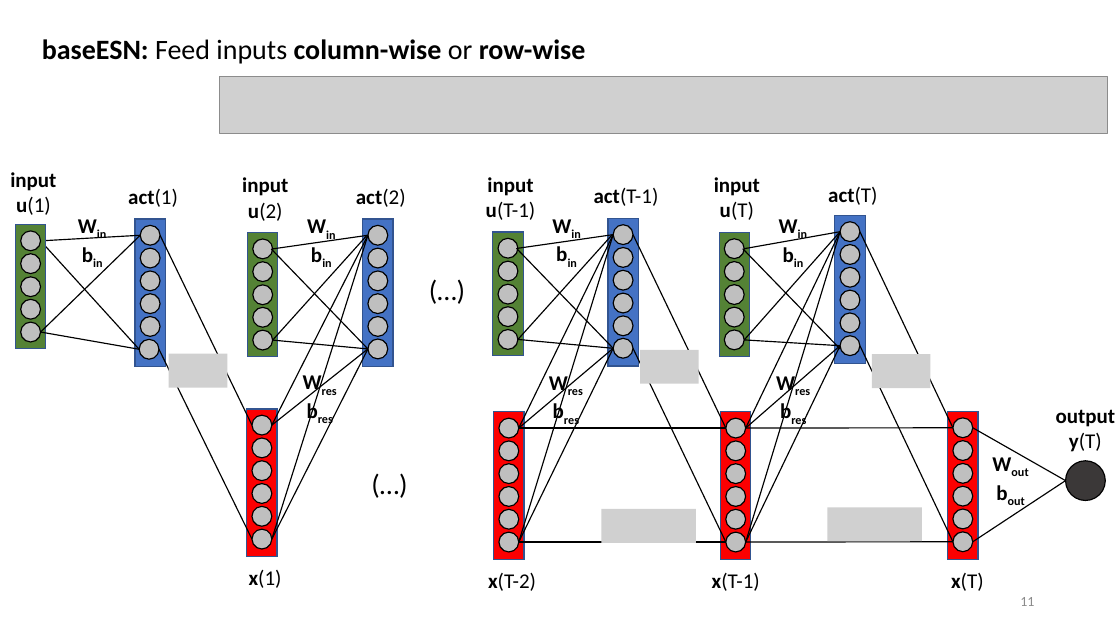
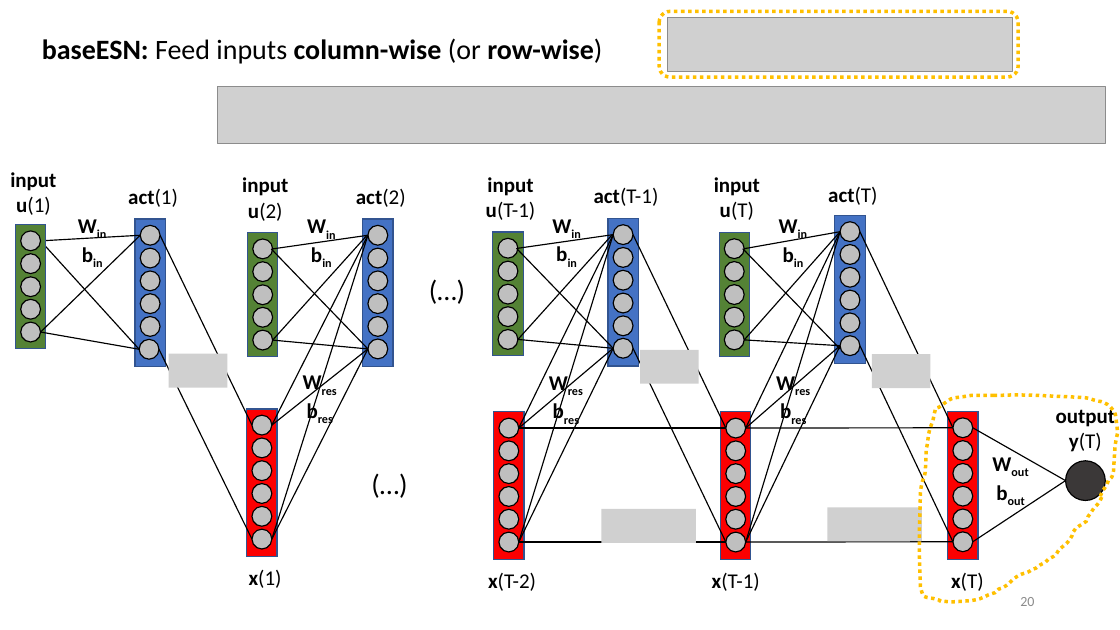
Before and after one commit to MarcoLandtHayen/EchoStateNetworks, a slide deck: slide 20 of ESN_ClassificationLRP_ENSO_OD-Talk.pptx (slide 11 before the commit). Drawn at 1120x630 pixels with LibreOffice and Linux fonts; fonts in the diff are those of the drawing; grey boxes stand for pictures. Boxes give left, top, right and bottom in pixels: in the first picture for what was removed or moved away, otherwise in the second. Text is boxed around its words. In the diff, an @@ line names an element or a change of style, - is before the commit and + after.

```diff
--- a/ESN_ClassificationLRP_ENSO_OD-Talk.pptx
+++ b/ESN_ClassificationLRP_ENSO_OD-Talk.pptx
@@ rounded rectangle added at box(660, 12, 1018, 77), outline #FFC000 3 pt dashed @@
@@ picture added at box(668, 18, 1012, 71) @@
@@ text at box(42, 38, 602, 64): text changed @@
-baseESN: Feed inputs column-wise or row-wise
+baseESN: Feed inputs column-wise (or row-wise)
@@ picture: place and size @@
-picture at box(220, 76, 1108, 134)
+picture at box(218, 87, 1106, 144)
@@ freeform shape added at box(919, 395, 1117, 602), outline #FFC000 3 pt dashed @@
@@ page number at box(1020, 597, 1034, 606): text changed @@
-11
+20
```
Also in this commit, not shown: 13 other slides changed, 7 slides added, 8 slides removed.
